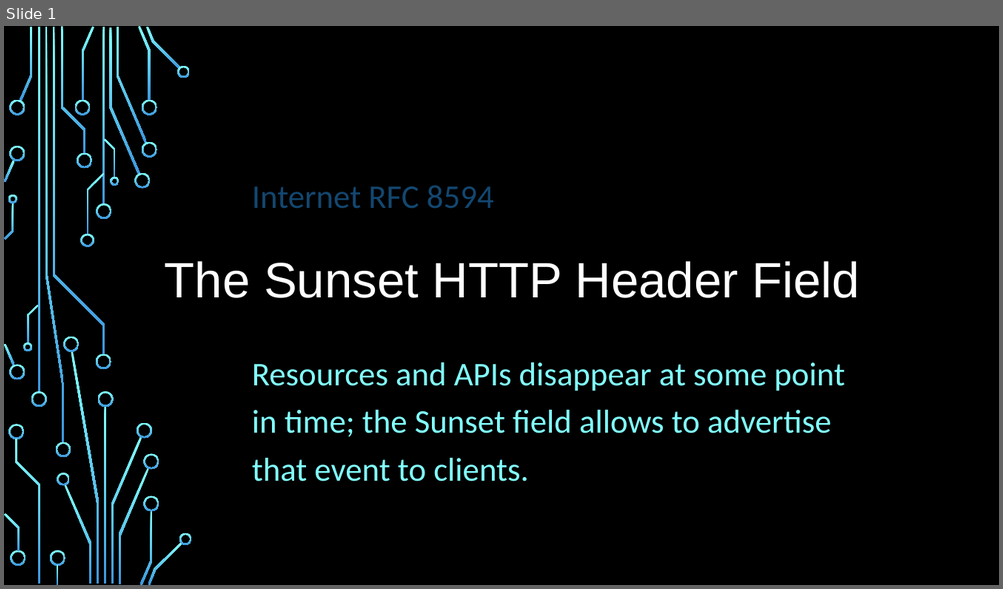
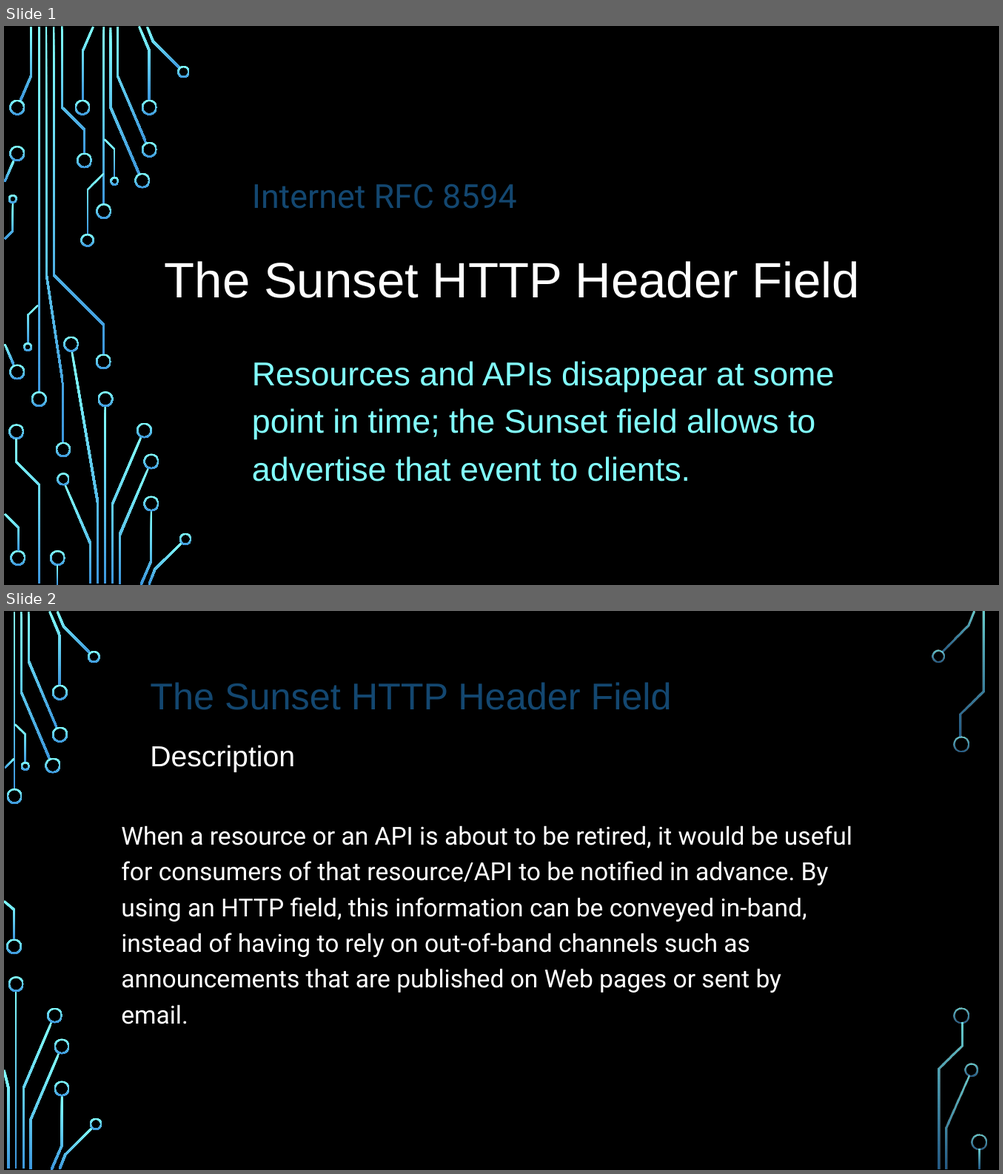
Before and after one commit to dret/HTTP-APIs, a slide deck: assets/slides/rfc8594.pptx. Shown one above the other, each under a label of ours: slide 1 before the commit, slides 1 and 2 after it. The pictures are 1003x589 and 1003x1174 pixels, drawn with LibreOffice and Linux fonts; fonts in the diff are those of the drawing; background and template pictures are left out. Boxes give left, top, right and bottom in pixels: in the first picture for what was removed or moved away, otherwise in the second. Text is boxed around its words. In the diff, an @@ line names an element or a change of style, - is before the commit and + after.

```diff
--- a/assets/slides/rfc8594.pptx
+++ b/assets/slides/rfc8594.pptx
@@ slide 2 added at <box>4,611,999,1170</box>, background picture (left out) @@
@@ text added at <box>150,682,671,710</box>, 36 pt, text #134770 @@
+The Sunset HTTP Header Field
@@ text added at <box>150,745,295,772</box>, 28 pt, text #FFFFFF @@
+Description
@@ text added at <box>121,826,852,1025</box>, 24 pt, text #FFFFFF @@
+When a resource or an API is about to be retired, it would be useful for consumers of that resource/API to be notified in advance. By using an HTTP field, this information can be conveyed in-band, instead of having to rely on out-of-band channels such as announcements that are published on Web pages or sent by email.
@@ group added at <box>4,611,987,1170</box>: 33 freeform shapes, 3 rectangles @@
@@ slide 1 changed as well @@
@@ text "Internet RFC 8594" at <box>252,184,517,209</box>: font Calibri to Roboto @@
@@ subtitle "Resources and APIs disappear at ..." at <box>252,361,834,482</box>: font Calibri to Arial @@
```
Also in this commit, not shown: 4 other slides added.
